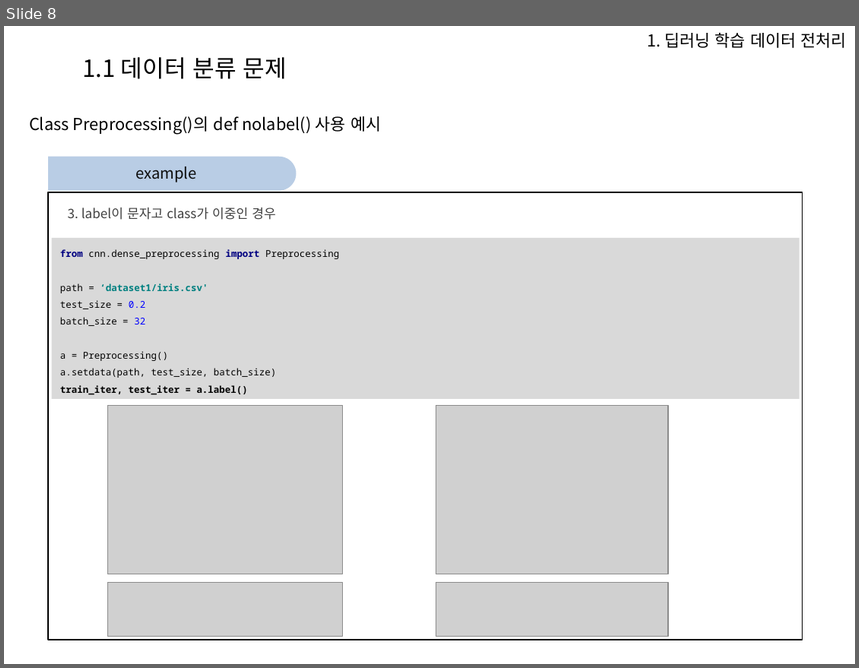
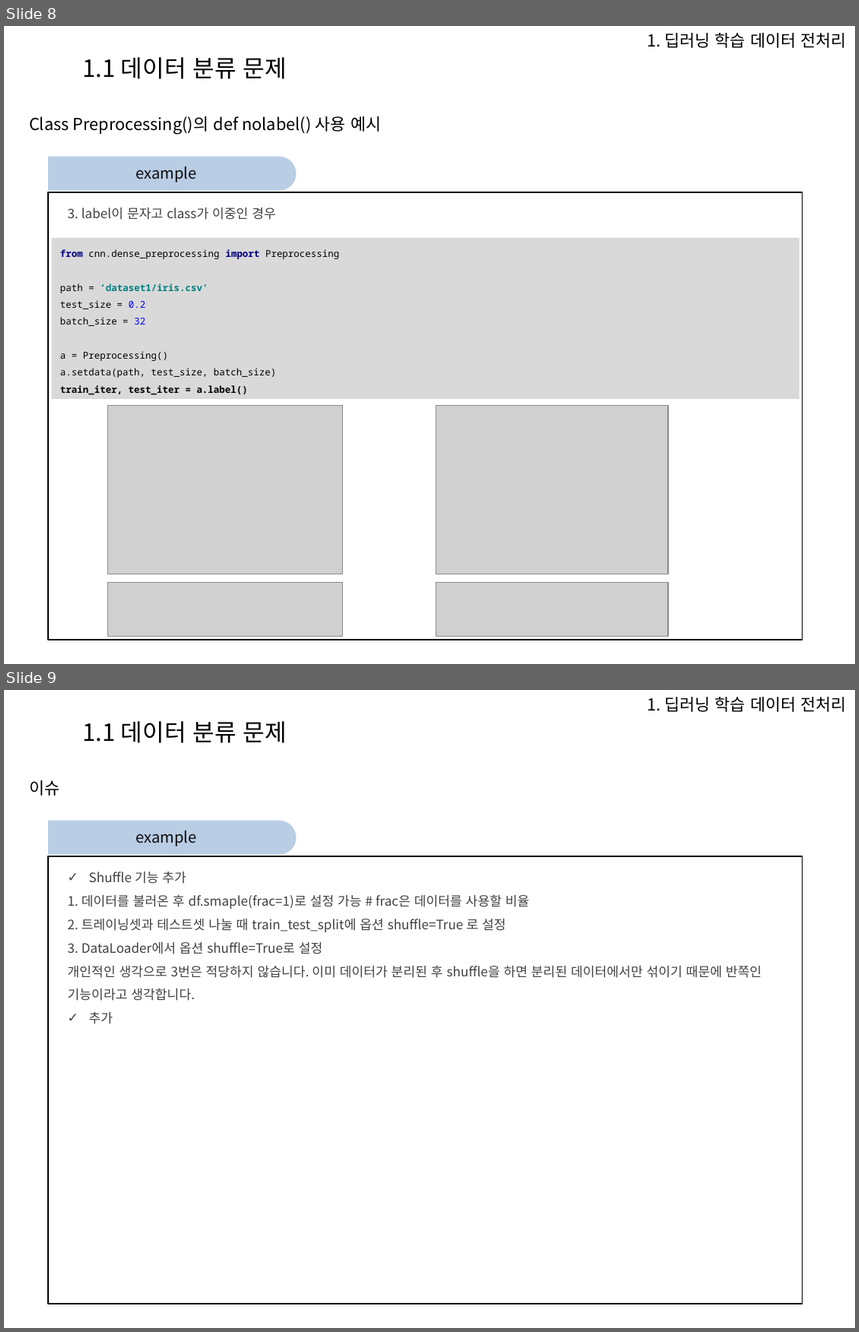
Before and after one commit to Heechul90/Preprocessing, a slide deck: 파이썬 전처리 코드 모듈화 설명.pptx. Shown one above the other, each under a label of ours: slide 8 before the commit, slides 8 and 9 after it. The pictures are 859x668 and 859x1332 pixels, drawn with LibreOffice and Linux fonts; fonts in the diff are those of the drawing; grey boxes stand for pictures; background and template pictures are left out. Boxes give left, top, right and bottom in pixels: in the first picture for what was removed or moved away, otherwise in the second. Text is boxed around its words. In the diff, an @@ line names an element or a change of style, - is before the commit and + after.

```diff
--- a/파이썬 전처리 코드 모듈화 설명.pptx
+++ b/파이썬 전처리 코드 모듈화 설명.pptx
@@ slide 9 added at [4,690,855,1328], background picture (left out) @@
@@ text added at [648,697,846,712], 14 pt, text #000000 @@
+1. 딥러닝 학습 데이터 전처리
@@ text added at [83,721,287,743], 20 pt, text #000000 @@
+1.1 데이터 분류 문제
@@ text added at [29,780,59,796], 14 pt, text #000000 @@
+이슈
@@ round same rect added at [49,821,297,855], fill #B9CDE5 @@
@@ rectangle added at [50,821,283,853], fill #B9CDE5, 13 pt, text #0D0D0D @@
+example
@@ rectangle added at [48,856,803,1304], outline #000000 1 pt @@
@@ text added at [68,872,762,1024], 11 pt, text #404040 @@
+✓ Shuffle 기능 추가
+1. 데이터를 불러온 후 df.smaple(frac=1)로 설정 가능 # frac은 데이터를 사용할 비율
+2. 트레이닝셋과 테스트셋 나눌 때 train_test_split에 옵션 shuffle=True 로 설정
+3. DataLoader에서 옵션 shuffle=True로 설정
+개인적인 생각으로 3번은 적당하지 않습니다. 이미 데이터가 분리된 후 shuffle을 하면 분리된 데이터에서만 섞이기 때문에 반쪽인 기능이라고 생각합니다.
+✓ 추가
```
Also in this commit, not shown: 7 slides changed, 3 other slides added, 12 other files.
